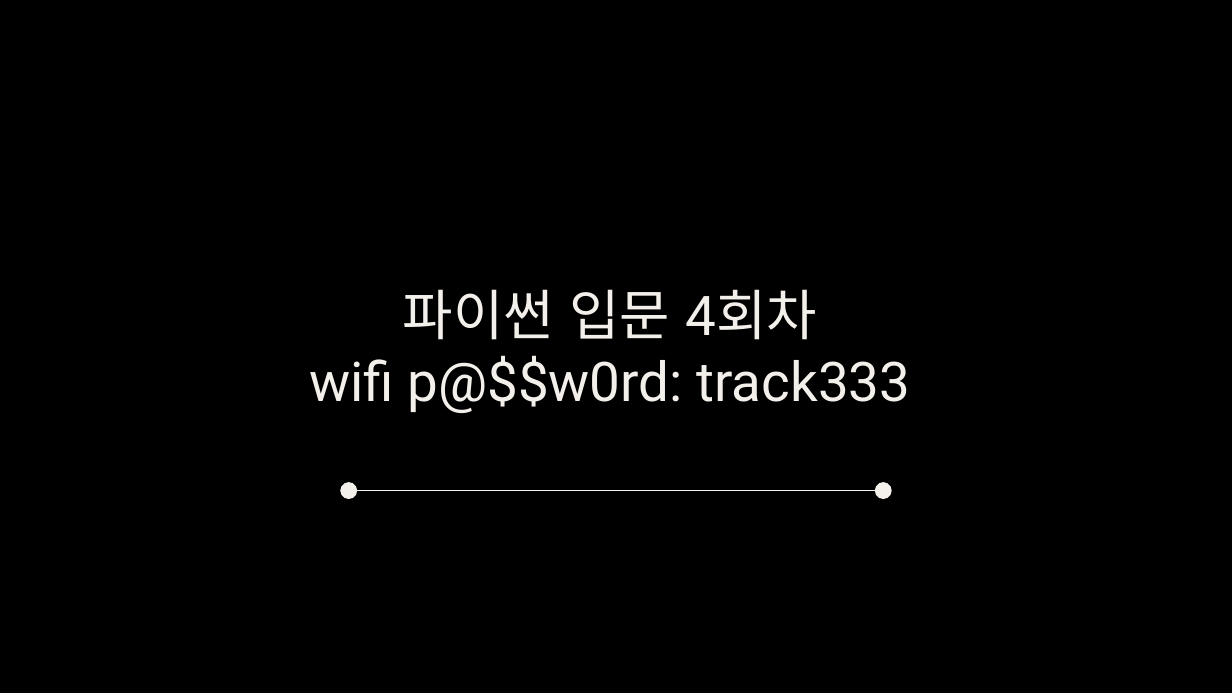
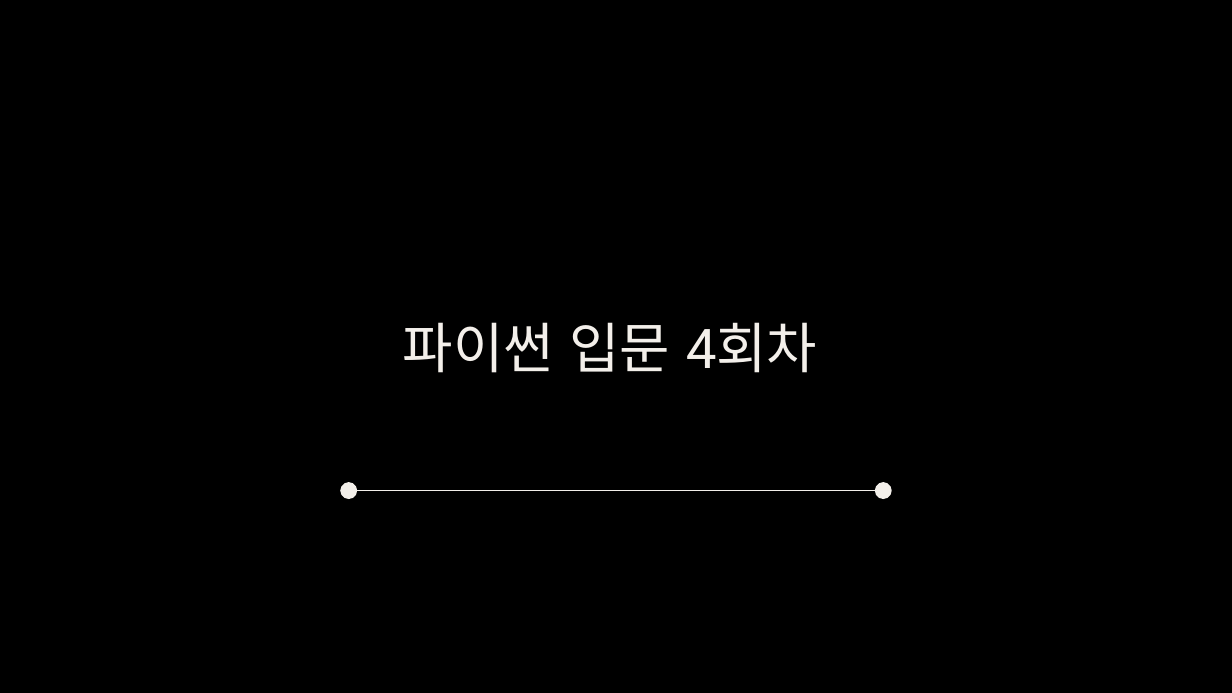
Before and after one commit to Pobbylee/fastcampus_python, a slide deck: slide 1 of 4s/4s.pptx. Drawn at 1232x693 pixels with LibreOffice and Linux fonts; fonts in the diff are those of the drawing. Boxes give left, top, right and bottom in pixels: in the first picture for what was removed or moved away, otherwise in the second. Text is boxed around its words. In the diff, an @@ line names an element or a change of style, - is before the commit and + after.

```diff
--- a/4s/4s.pptx
+++ b/4s/4s.pptx
@@ title at <box>403,322,818,373</box>: text changed @@
-파이썬 입문 4회차
-wifi p@$$w0rd: track333
+파이썬 입문 4회차
```
Also in this commit, not shown: 8 other files.
